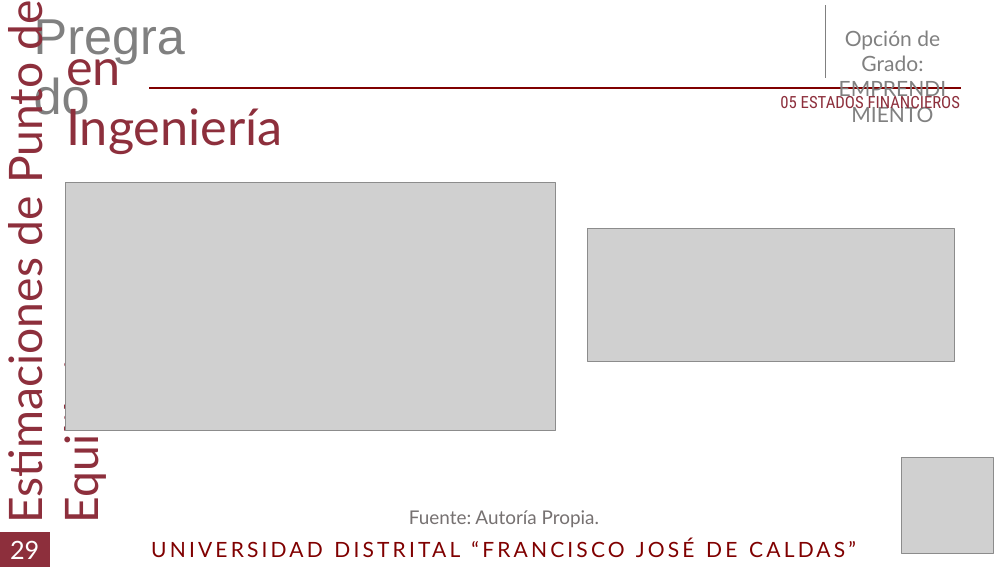
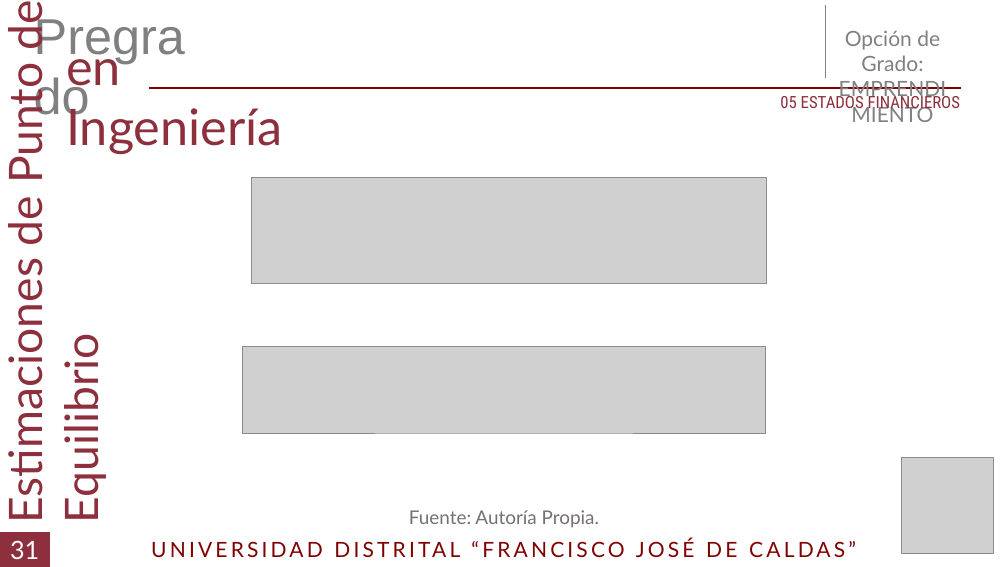
Before and after one commit to DLRin/anteproyecto, a slide deck: slide 32 of Presentacion/Presentacion.pptx (slide 30 before the commit). Drawn at 1008x567 pixels with LibreOffice and Linux fonts; fonts in the diff are those of the drawing; grey boxes stand for pictures. Boxes give left, top, right and bottom in pixels: in the first picture for what was removed or moved away, otherwise in the second. Text is boxed around its words. In the diff, an @@ line names an element or a change of style, - is before the commit and + after.

```diff
--- a/Presentacion/Presentacion.pptx
+++ b/Presentacion/Presentacion.pptx
@@ picture added at [251,178,766,284] @@
@@ picture removed at [65,182,555,430] @@
@@ picture removed at [588,229,954,361] @@
@@ picture added at [243,346,765,433] @@
@@ text in rectangle at [10,540,39,559]: text changed @@
-29
+31
```
Also in this commit, not shown: 21 other slides changed, 2 slides added, 24 other files.
